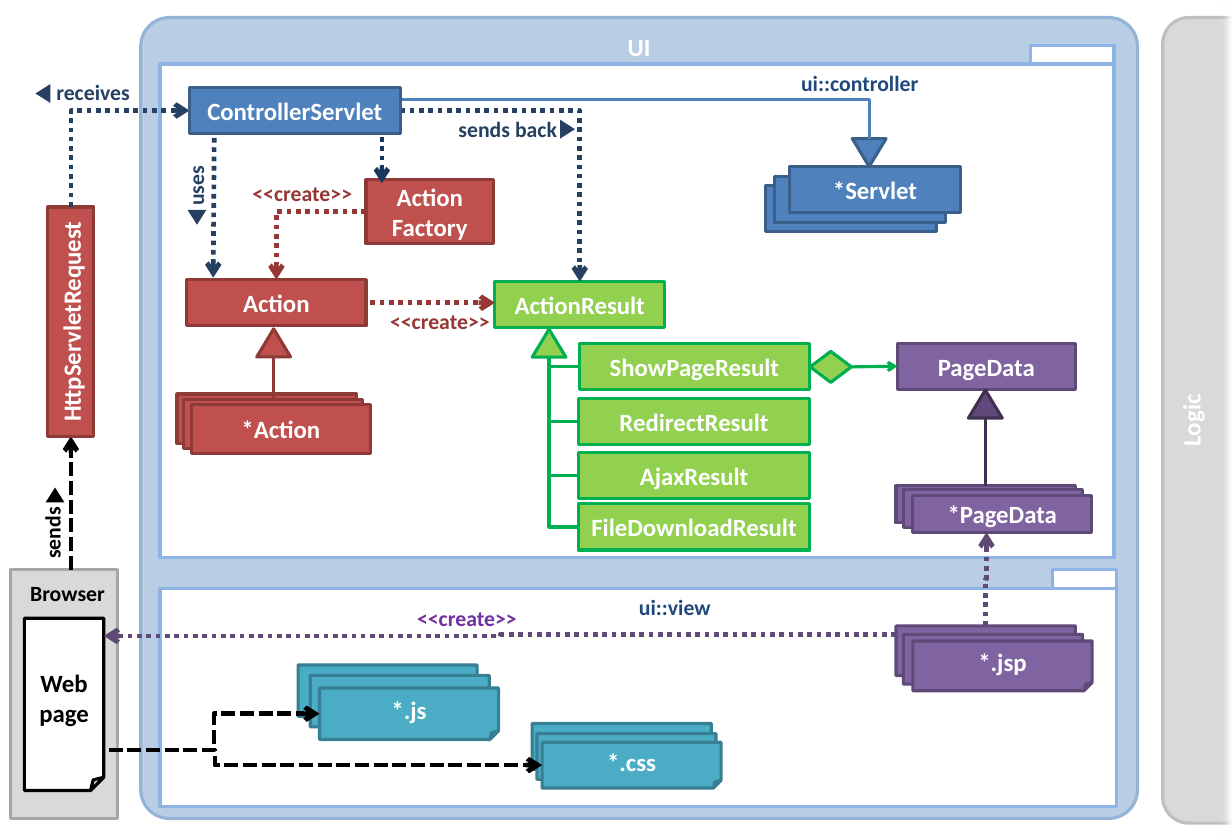
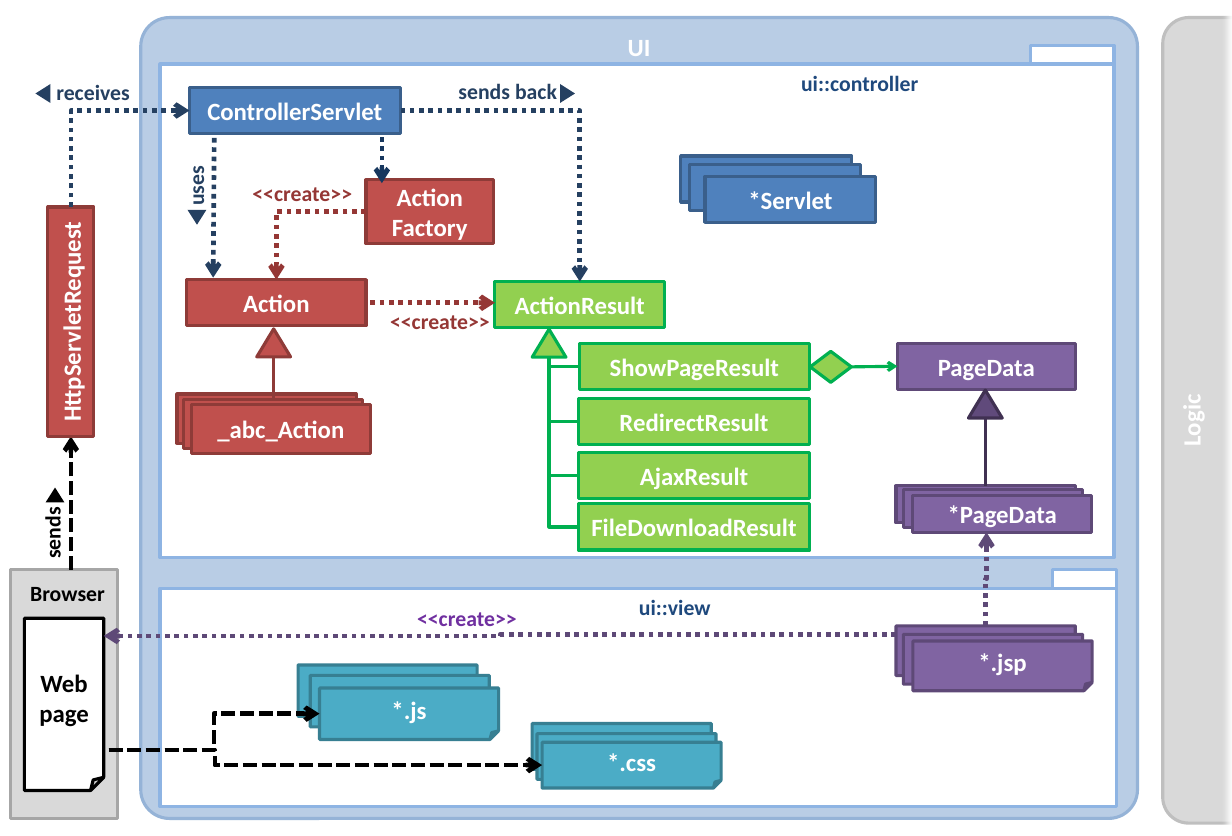
Before and after one commit to TEAMMATES/teammates, a slide deck: slide 1 of doc/diagrams/UiComponent.pptx. Drawn at 1232x836 pixels with LibreOffice and Linux fonts; fonts in the diff are those of the drawing. Boxes give left, top, right and bottom in pixels: in the first picture for what was removed or moved away, otherwise in the second. Text is boxed around its words. In the diff, an @@ line names an element or a change of style, - is before the commit and + after.

```diff
--- a/doc/diagrams/UiComponent.pptx
+++ b/doc/diagrams/UiComponent.pptx
@@ text "sends back": place and size @@
-text "sends back" at <box>458,121,557,137</box>
+text "sends back" at <box>458,83,557,99</box>
@@ flow chart extract: place and size @@
-flow chart extract at <box>560,120,575,139</box>
+flow chart extract at <box>560,84,575,103</box>
@@ elbow line removed from (388, 99) to (870, 139) @@
@@ triangle removed at <box>853,139,887,167</box> @@
@@ rectangle "*Servlet": place and size @@
-rectangle "*Servlet" at <box>766,186,937,231</box>
+rectangle "*Servlet" at <box>681,157,852,202</box>
@@ rectangle "*Servlet": place and size @@
-rectangle "*Servlet" at <box>775,177,946,222</box>
+rectangle "*Servlet" at <box>690,164,861,210</box>
@@ rectangle "*Servlet": place and size @@
-rectangle "*Servlet" at <box>790,167,961,212</box>
+rectangle "*Servlet" at <box>705,177,876,222</box>
@@ text in rectangle at <box>217,420,344,442</box>: text changed @@
-*Action
+_abc_Action
```
Also in this commit, not shown: 6 other files.
